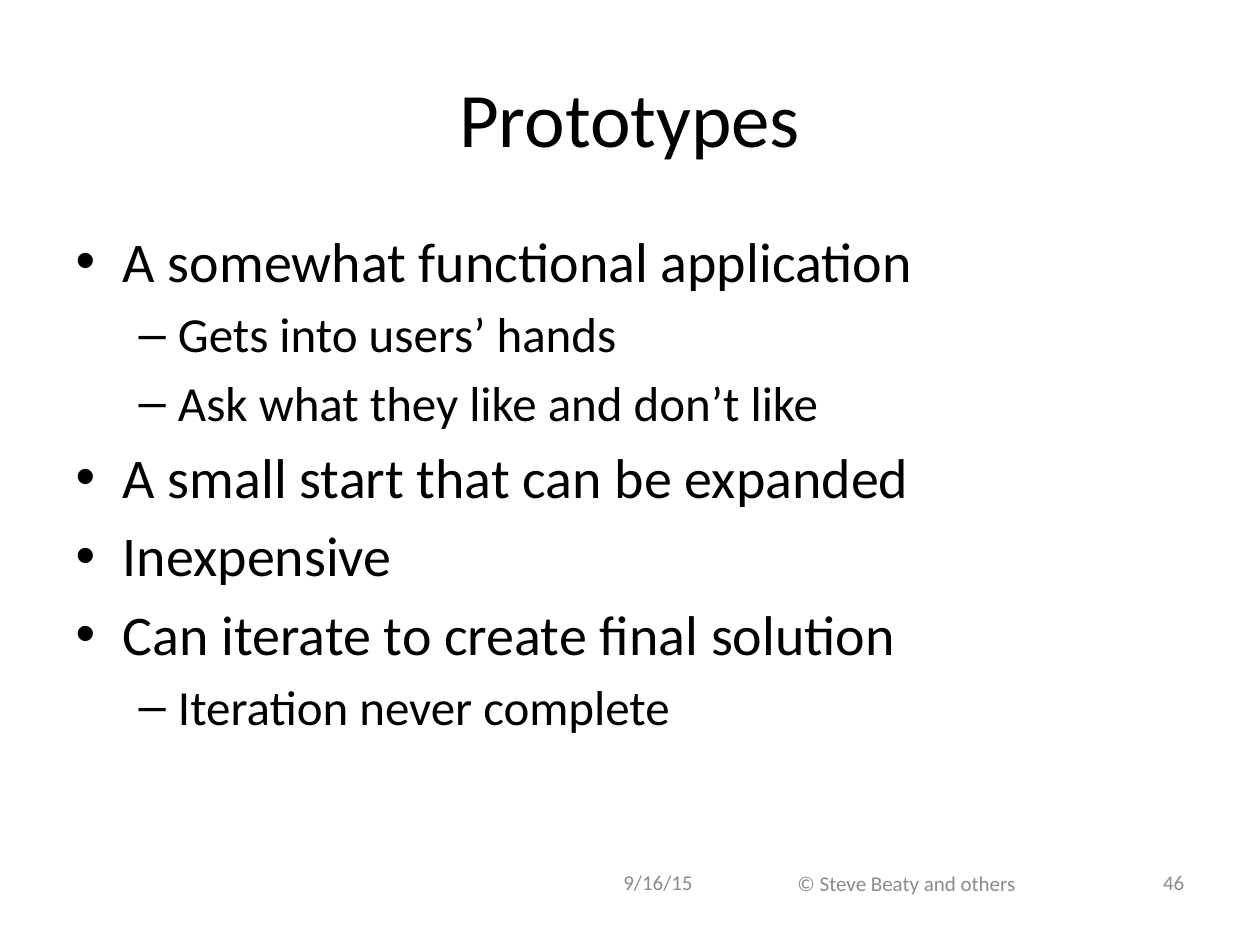
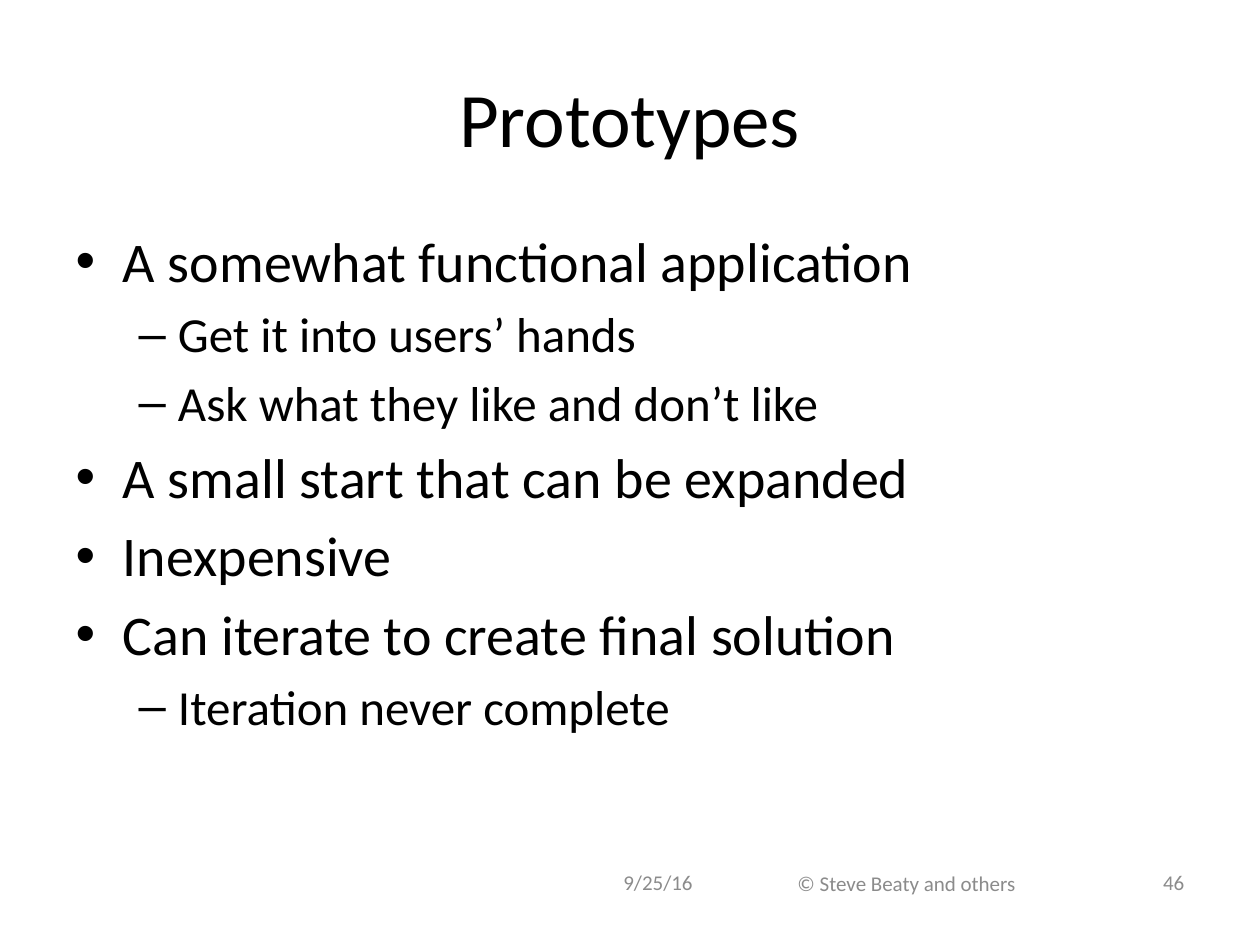
Before and after one commit to ivogeorg/cs1030, a slide deck: slide 46 of slides-steve/Chapter 08.pptx. Drawn at 1260x945 pixels with LibreOffice and Linux fonts; fonts in the diff are those of the drawing; background and template pictures are left out. Boxes give left, top, right and bottom in pixels: in the first picture for what was removed or moved away, otherwise in the second. Text is boxed around its words. In the diff, an @@ line names an element or a change of style, - is before the commit and + after.

```diff
--- a/slides-steve/Chapter 08.pptx
+++ b/slides-steve/Chapter 08.pptx
@@ text at (x1=178, y1=317, x2=636, y2=353): text changed @@
-  – Gets into users’ hands
+  – Get it into users’ hands
@@ text at (x1=623, y1=875, x2=692, y2=891): text changed @@
-9/16/15
+9/25/16
```
Also in this commit, not shown: 62 other slides changed, 1 slide added, 1 other file.
